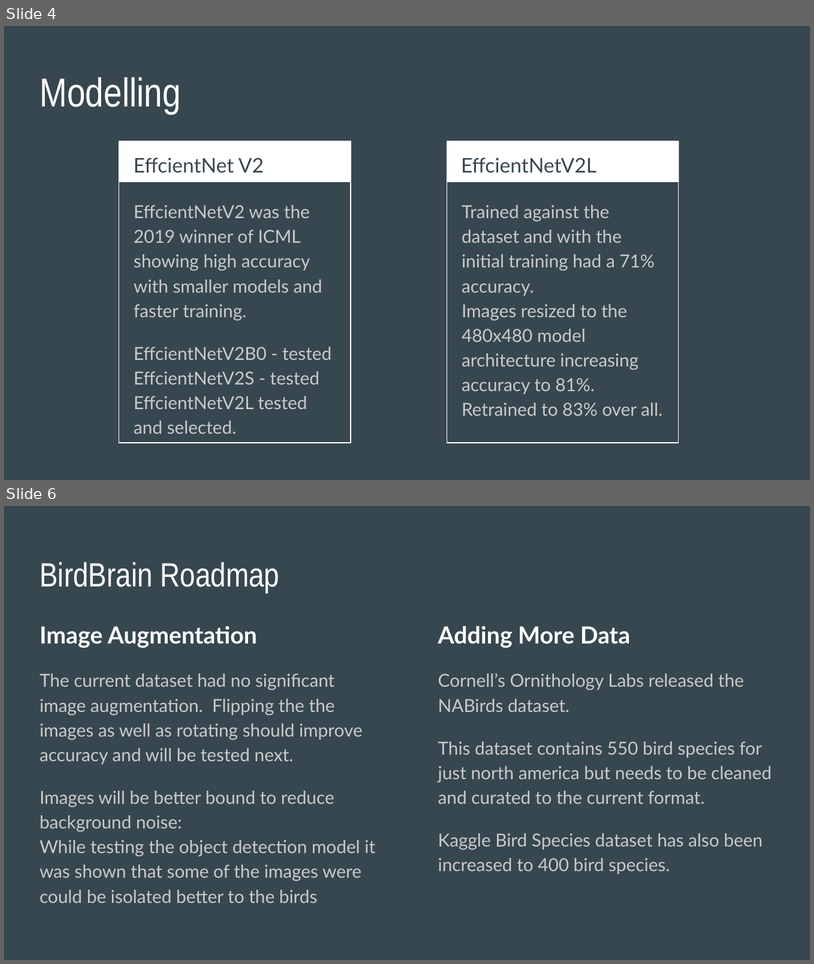
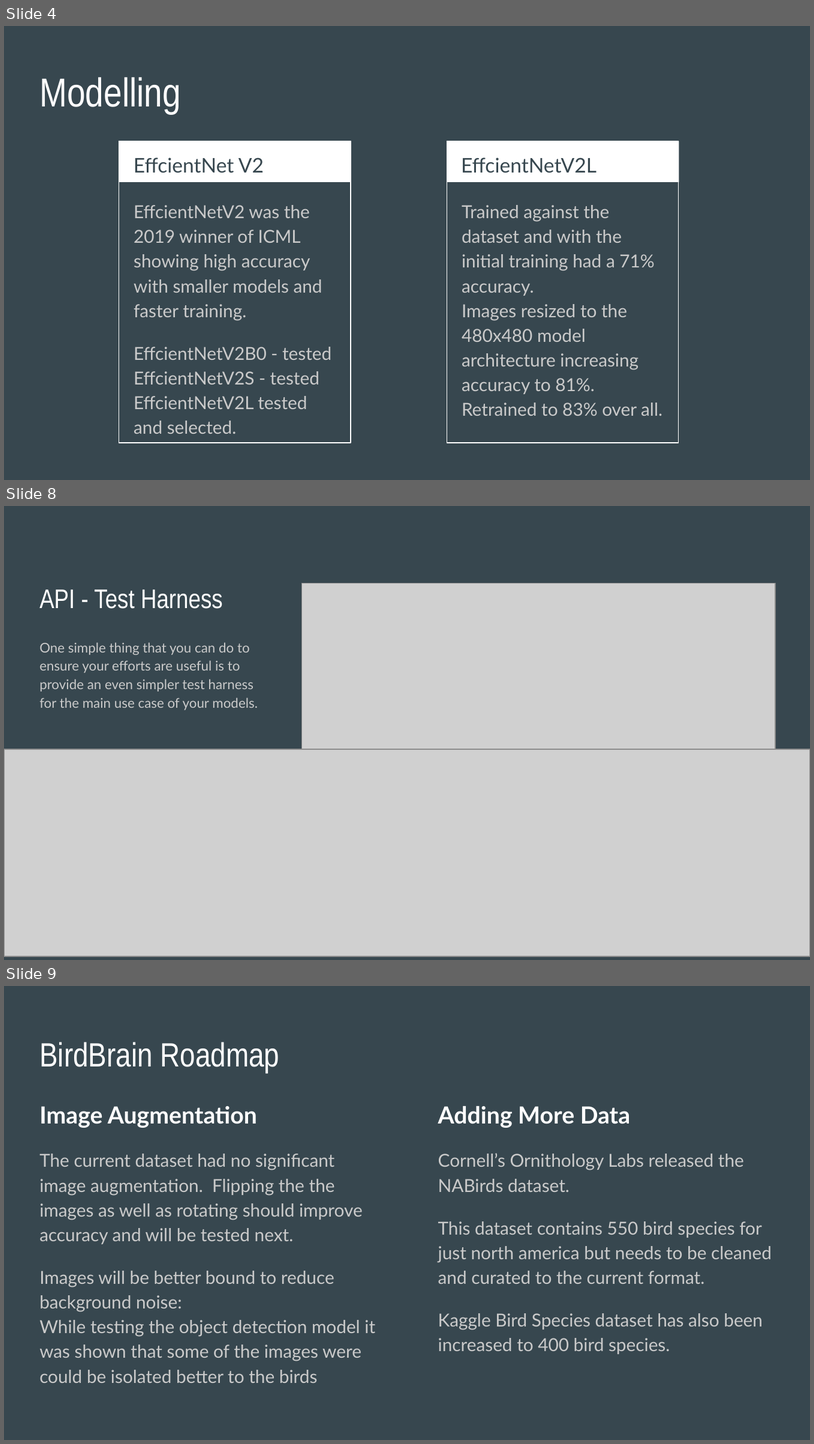
Before and after one commit to tinman-chad/BirdBrain, a slide deck: Capstone 3 - BirdBrain Presentation Slides.pptx. Shown one above the other, each under a label of ours: slides 4 and 6 before the commit, slides 4, 8 and 9 after it; the slides between them are not shown. The pictures are 814x964 and 814x1444 pixels, drawn with LibreOffice and Linux fonts; fonts in the diff are those of the drawing; grey boxes stand for pictures. Boxes give left, top, right and bottom in pixels: in the first picture for what was removed or moved away, otherwise in the second. Text is boxed around its words. In the diff, an @@ line names an element or a change of style, - is before the commit and + after.

Commit message:
Added API slides and images

```diff
--- a/Capstone 3 - BirdBrain Presentation Slides.pptx
+++ b/Capstone 3 - BirdBrain Presentation Slides.pptx
@@ slide 8 added at (4,506,810,960), background #37474F @@
@@ title added at (39,589,223,609), 24 pt, text #FFFFFF @@
+API - Test Harness
@@ picture added at (302,583,776,763) @@
@@ text added at (39,642,258,710), 12 pt, text #CACACA @@
+One simple thing that you can do to ensure your efforts are useful is to provide an even simpler test harness for the main use case of your models.
@@ picture added at (4,749,810,956) @@
@@ what was slide 6 is now slide 9 @@
```
Also in this commit, not shown: 2 other slides added, 4 other files.
